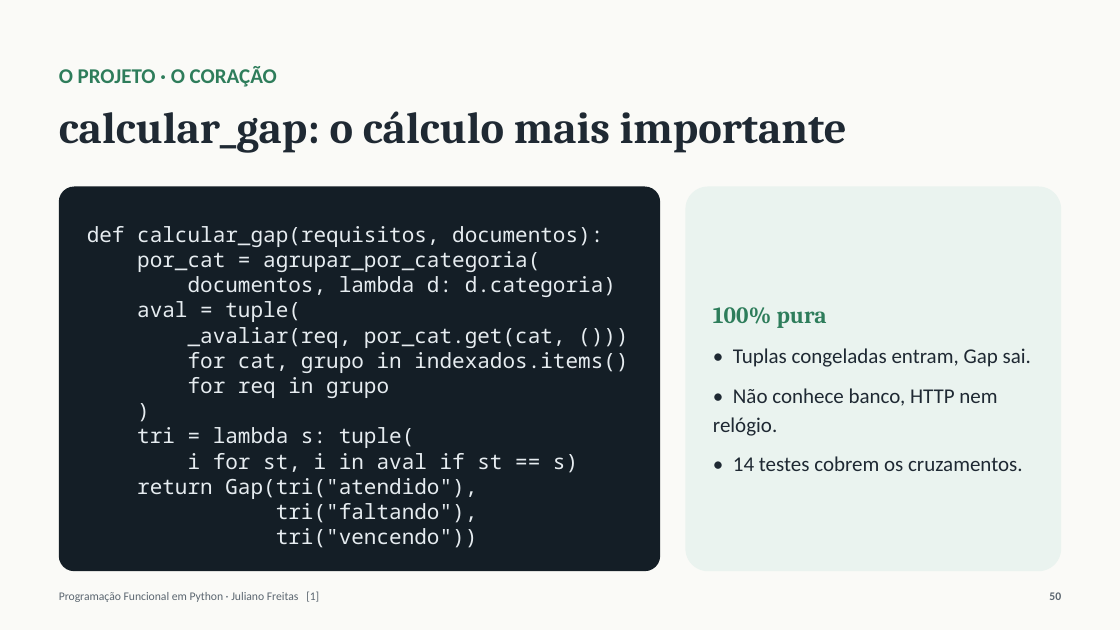
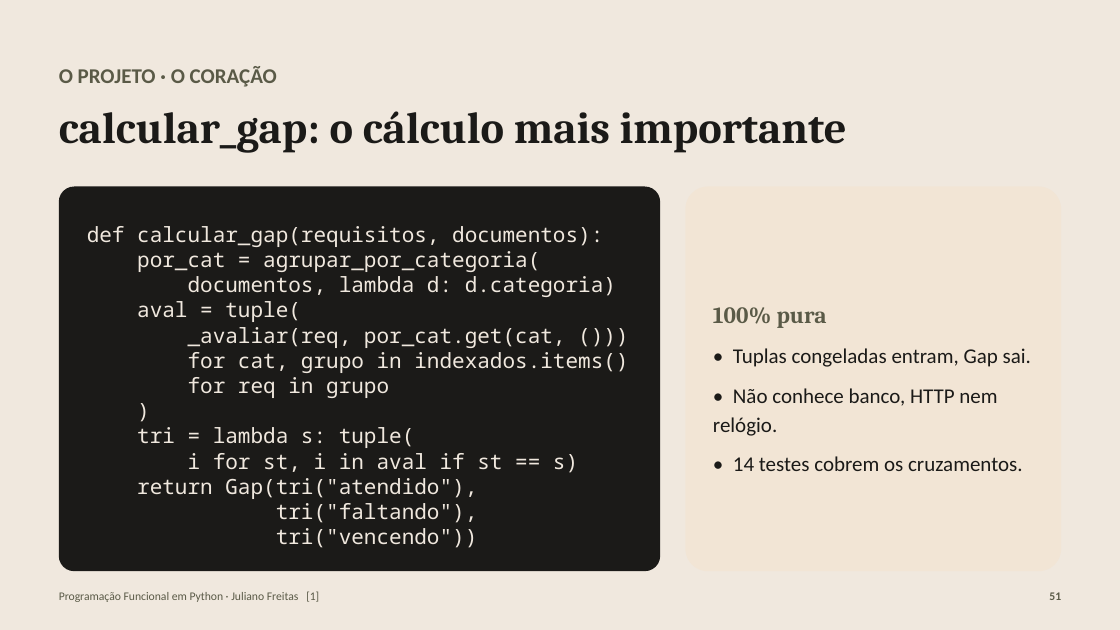
Before and after one commit to julianosfreitas/scrapping_italy, a slide deck: slide 51 of docs/PF-Python-Ponte-Italia.pptx (slide 50 before the commit). Drawn at 1120x630 pixels with LibreOffice and Linux fonts; fonts in the diff are those of the drawing. Boxes give left, top, right and bottom in pixels: in the first picture for what was removed or moved away, otherwise in the second. Text is boxed around its words. In the diff, an @@ line names an element or a change of style, - is before the commit and + after.

Commit message:
docs: slides na paleta do logo — mais simples, didáticos e com exemplos reais

```diff
--- a/docs/PF-Python-Ponte-Italia.pptx
+++ b/docs/PF-Python-Ponte-Italia.pptx
@@ rectangle at [0,0,1120,630]: fill #FAFAF7 to #F0E8DE @@
@@ text "O PROJETO · O CORAÇÃO" at [59,66,277,87]: text colour #2E7D5B to #5A5A47 @@
@@ text "calcular_gap: o cálculo mais importante" at [59,111,847,153]: text colour #1F2933 to #1B1A18 @@
@@ rounded rectangle "def calcular_gap(requisitos, documentos):" at [59,187,660,571]: text colour #E6ECF0 to #F0E8DE; fill #141E26 to #1B1A18 @@
@@ rounded rectangle "100% pura" at [686,187,1061,571]: text colour #2E7D5B to #5A5A47 in "100% pura"; text colour #1F2933 to #1B1A18; fill #EAF3EF to #F2E5D5 @@
@@ text "Programação Funcional em Python · ..." at [59,591,319,602]: text colour #5B6670 to #5A5A47 @@
@@ text at [1049,592,1061,600]: text changed; text colour #5B6670 to #5A5A47 @@
-50
+51
```
Also in this commit, not shown: 60 other slides changed, 2 slides added, 4 other files.
